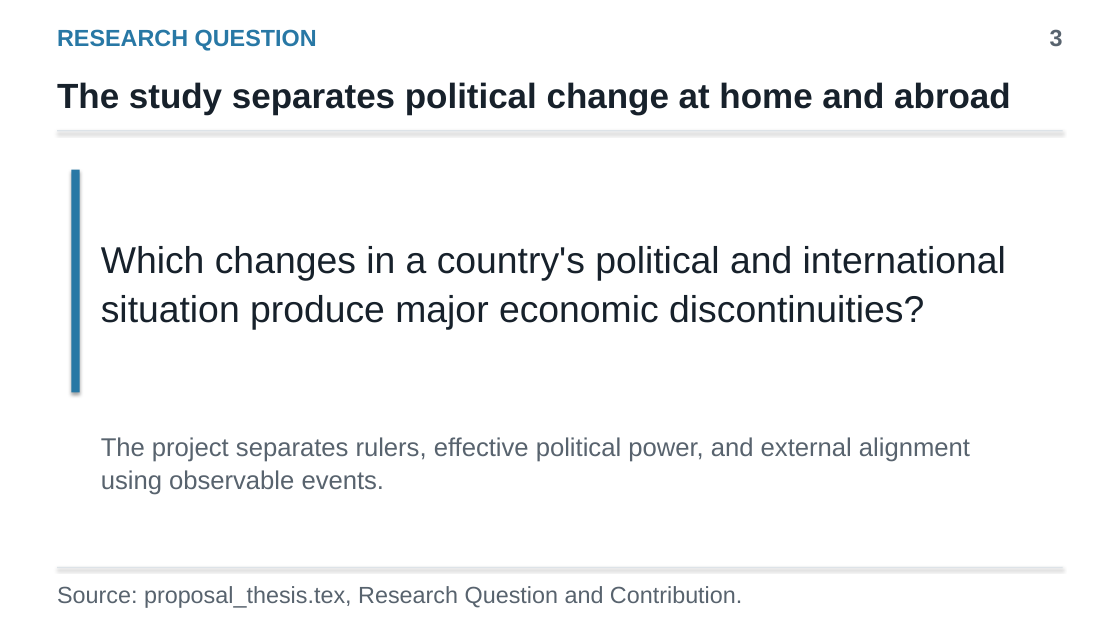
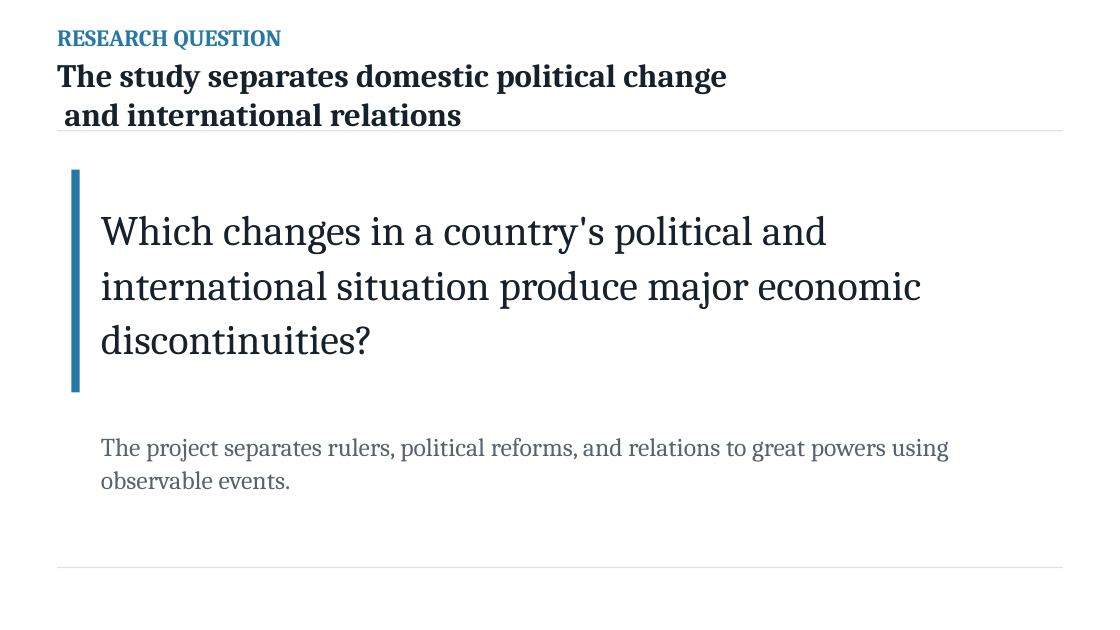
Before and after one commit to yuseicarlos2560/Economic-Development-through-Political-Materialism, a slide deck: slide 3 of presentations/thesis_introduction.pptx. Drawn at 1120x630 pixels with LibreOffice and Linux fonts; fonts in the diff are those of the drawing. Boxes give left, top, right and bottom in pixels: in the first picture for what was removed or moved away, otherwise in the second. Text is boxed around its words. In the diff, an @@ line names an element or a change of style, - is before the commit and + after.

```diff
--- a/presentations/thesis_introduction.pptx
+++ b/presentations/thesis_introduction.pptx
@@ text "RESEARCH QUESTION" at [57,30,282,50]: font Arial to Cambria @@
@@ text removed at [1050,29,1063,46] @@
-3
@@ text at [57,64,727,127]: text changed; size 30 to 28 pt; font Arial to Cambria @@
-The study separates political change at home and abroad
+The study separates domestic political change
+and international relations
@@ text "Which changes in a country's ...": place and size @@
-text "Which changes in a country's ..." at [101,246,1006,329]
+text "Which changes in a country's ..." at [101,215,921,355]
@@ text "Which changes in a country's ..." at [101,215,921,355]: size 32 to 36 pt, font Arial to Cambria @@
@@ text at [101,438,949,489]: text changed; font Arial to Cambria @@
-The project separates rulers, effective political power, and external alignment using observable events.
+The project separates rulers, political reforms, and relations to great powers using observable events.
@@ shadow off in 3 elements at [57,130,1063,131], [71,170,80,392], [57,567,1063,568] @@
@@ text removed at [57,586,742,608] @@
-Source: proposal_thesis.tex, Research Question and Contribution.
```
Also in this commit, not shown: 16 other slides changed, 2 slides added, 1 other file.
